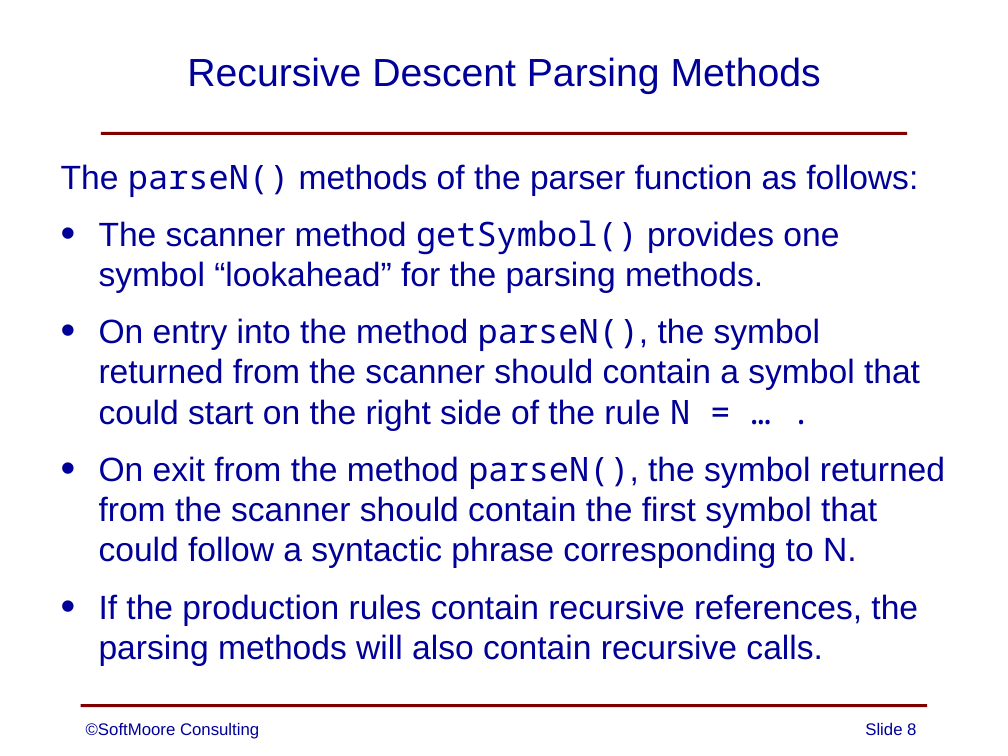
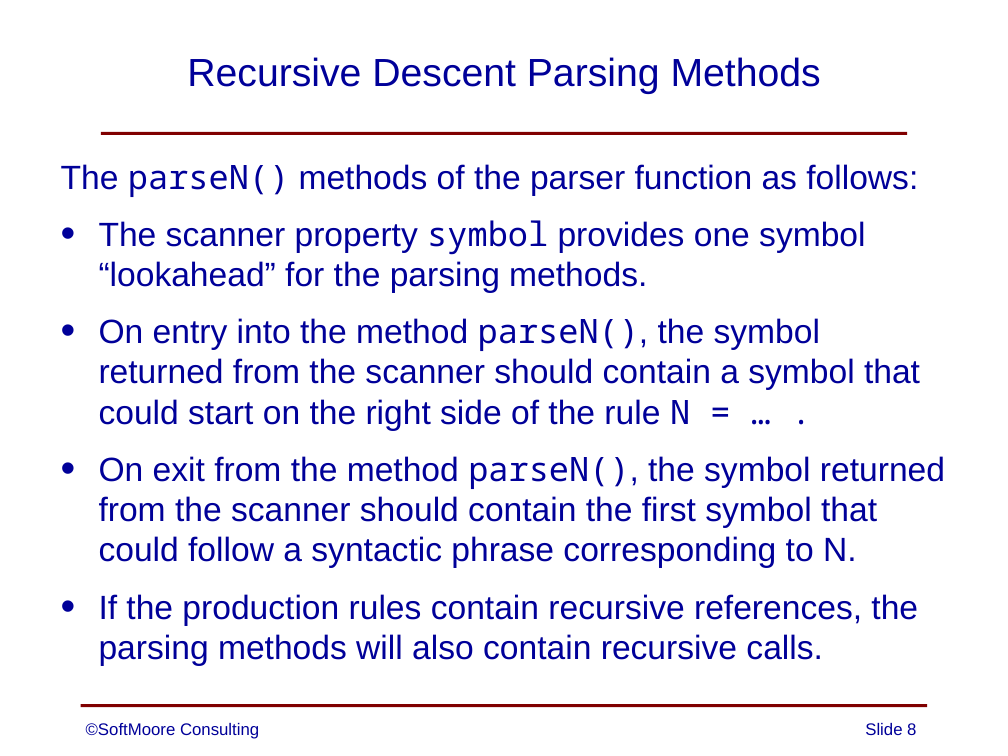
Before and after one commit to SoftMoore/CPRL-Kt, a slide deck: slide 8 of PowerPoint Slides/06 - Syntax Analysis.pptx. Drawn at 1008x756 pixels with LibreOffice and Linux fonts; fonts in the diff are those of the drawing. Boxes give left, top, right and bottom in pixels: in the first picture for what was removed or moved away, otherwise in the second. Text is boxed around its words. In the diff, an @@ line names an element or a change of style, - is before the commit and + after.

```diff
--- a/PowerPoint Slides/06 - Syntax Analysis.pptx
+++ b/PowerPoint Slides/06 - Syntax Analysis.pptx
@@ text at box(99, 220, 865, 293): text changed @@
-• The scanner method getSymbol() provides one symbol “lookahead” for the parsing methods.
+• The scanner property symbol provides one symbol “lookahead” for the parsing methods.
```
Also in this commit, not shown: 1 other slide changed.
